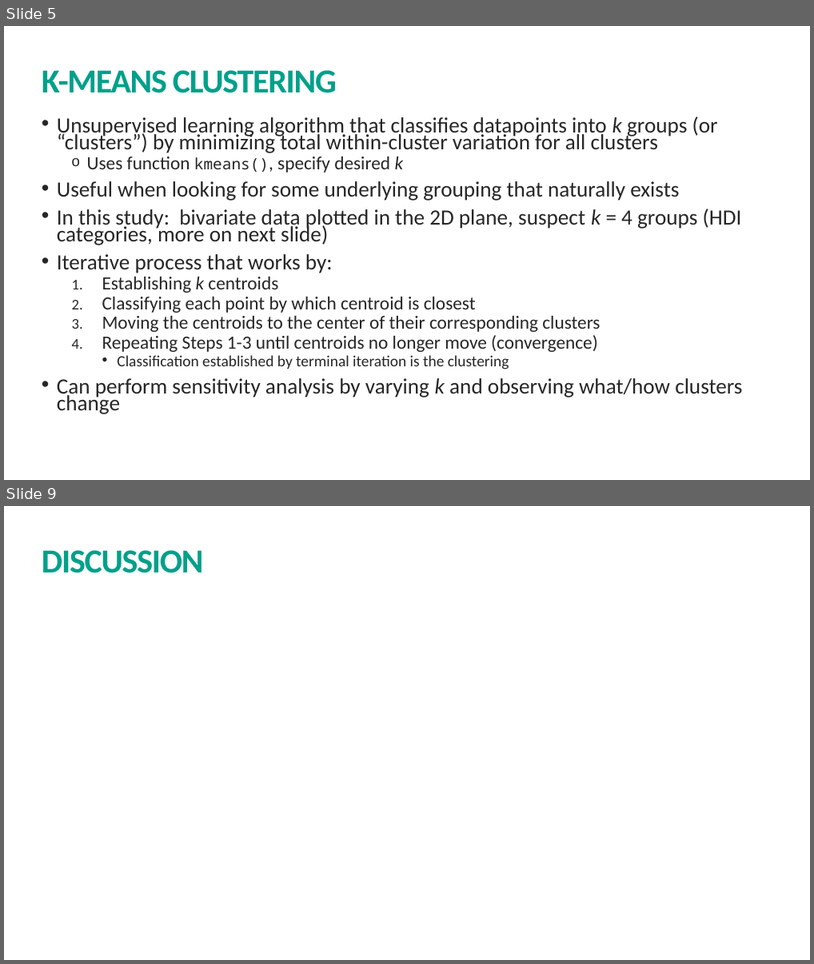
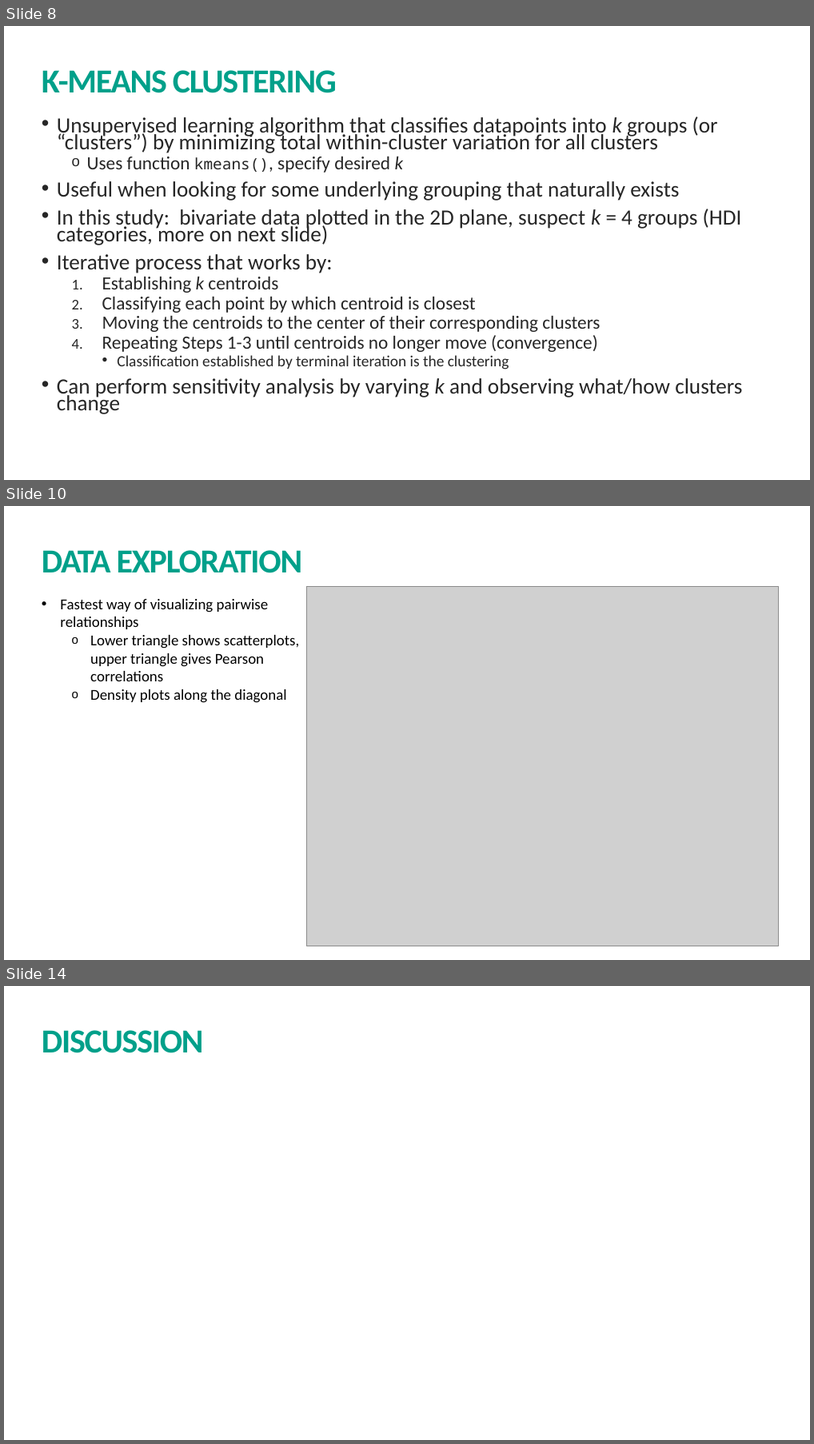
Before and after one commit to kmprioliPROF/MAT_8790_Final_Project, a slide deck: Prioli_Final_Proj.pptx. Shown one above the other, each under a label of ours: slides 5 and 9 before the commit, slides 8, 10 and 14 after it; the slides between them are not shown. The pictures are 814x964 and 814x1444 pixels, drawn with LibreOffice and Linux fonts; fonts in the diff are those of the drawing; grey boxes stand for pictures. Boxes give left, top, right and bottom in pixels: in the first picture for what was removed or moved away, otherwise in the second. Text is boxed around its words. In the diff, an @@ line names an element or a change of style, - is before the commit and + after.

```diff
--- a/Prioli_Final_Proj.pptx
+++ b/Prioli_Final_Proj.pptx
@@ slide 10 added at <box>4,506,810,960</box>, background #FFFFFF @@
@@ title added at <box>42,550,303,573</box>, 40 pt, text #00A08A, bold @@
+DATA EXPLORATION
@@ text added at <box>60,599,299,703</box>, 18 pt, text #000000 @@
+• Fastest way of visualizing pairwise relationships
+  o Lower triangle shows scatterplots, upper triangle gives Pearson correlations
+  o Density plots along the diagonal
@@ picture added at <box>307,587,779,946</box> @@
@@ what was slide 5 is now slide 8 @@
@@ what was slide 9 is now slide 14 @@
```
Also in this commit, not shown: 3 slides changed, 5 other slides added, 1 slide removed, 1 other file.
